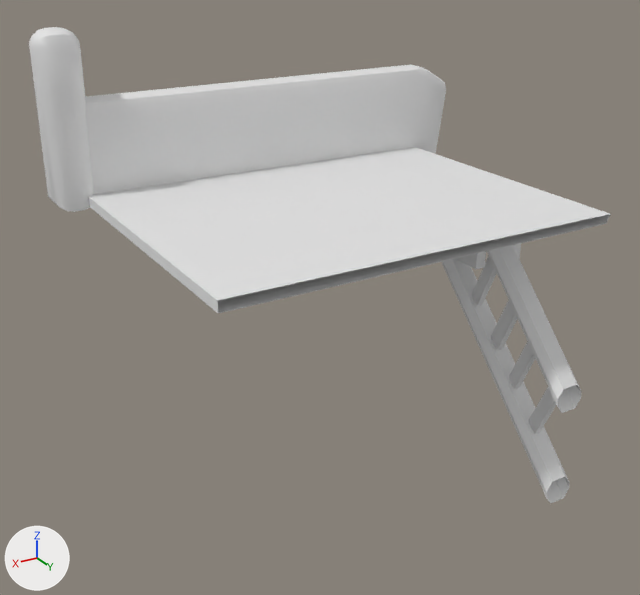
The FBX model Assets/3D_Assets/Props/stairs_2.fbx: old version first, new version second.
Before and after are seen from a 50 mm lens placed at (8.8, 5.59, 3.19), pointed at (5.63, 0.3, 0.55). The lights are fixed; the arrows at lower left show +X, +Y and +Z. Where no turn or scale is listed for an object, it has been applied to the vertices.
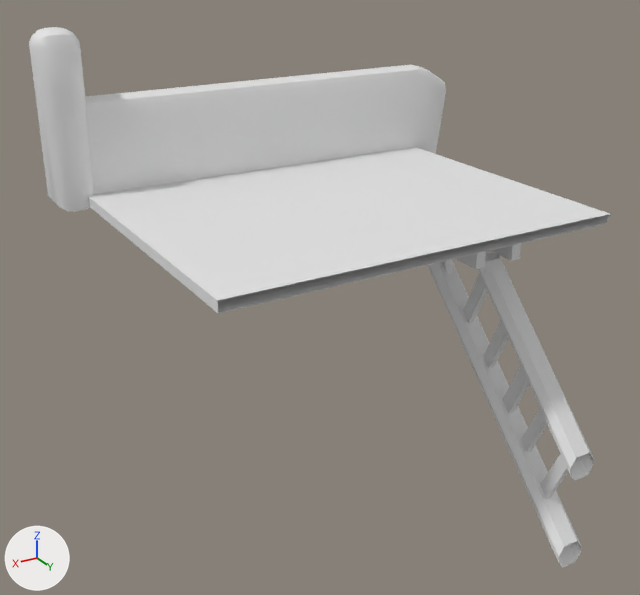
The newer file is also turned or shifted as a whole; pictures and numbers use the older file's frame.

Changed parts and their boxes [x1, y1, x2, y2] in the pictures (640 x 595 px):
```json
{"object": "Cube.014", "change": "moved", "before": [442, 245, 582, 503], "after": [428, 252, 594, 568]}
```

Scene script edits in JSON lines:
```json
{"op": "set", "path": "ob_cube_014.location", "old": "(4.358, 0.878, 0.354)", "new": "(4.358, 1.072, -0.116)"}
```
